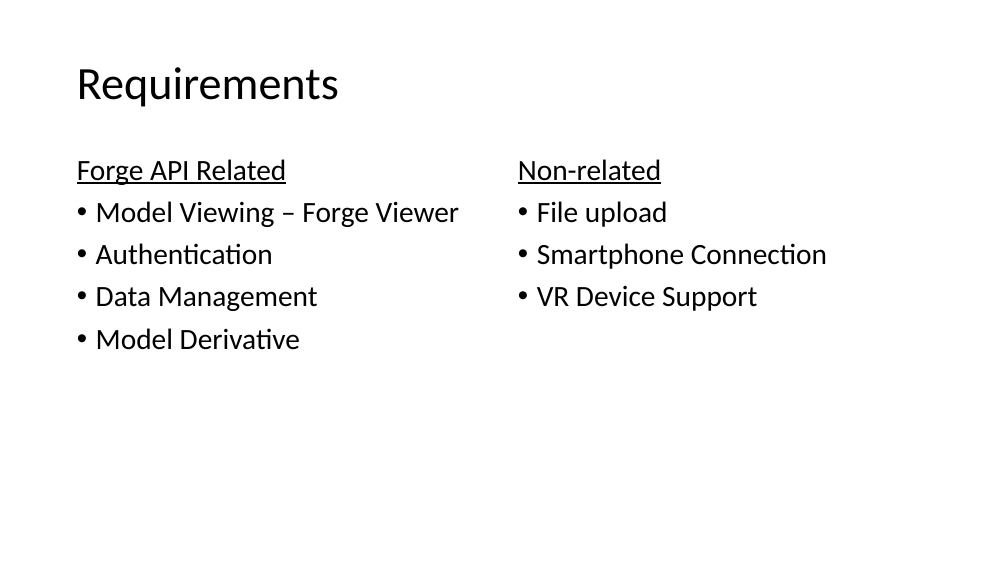
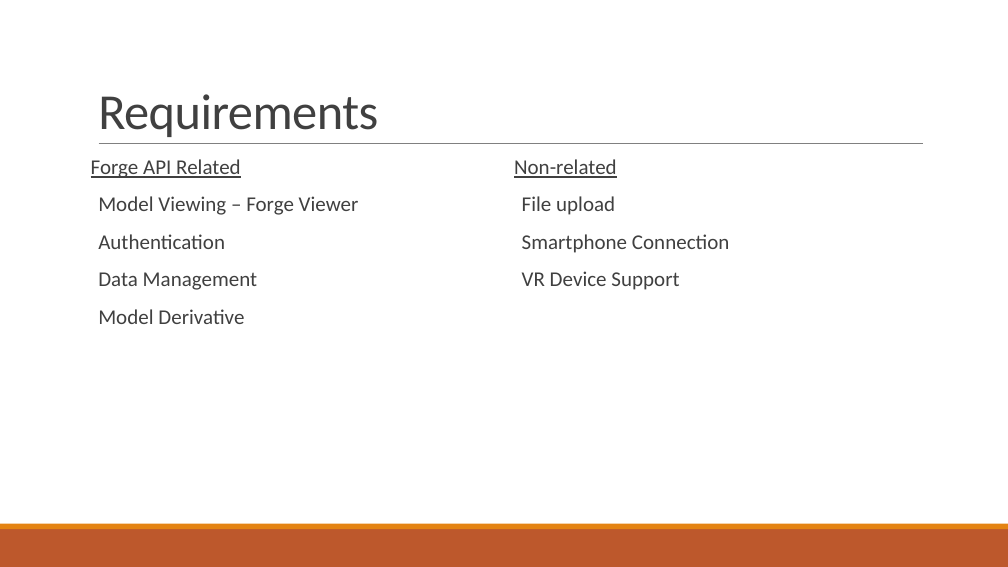
Before and after one commit to gonsalvg/Capstone-Forge-App, a slide deck: slide 5 of Progress Report/Progress report.pptx. Drawn at 1008x567 pixels with LibreOffice and Linux fonts; fonts in the diff are those of the drawing. Boxes give left, top, right and bottom in pixels: in the first picture for what was removed or moved away, otherwise in the second. Text is boxed around its words. In the diff, an @@ line names an element or a change of style, - is before the commit and + after.

```diff
--- a/Progress Report/Progress report.pptx
+++ b/Progress Report/Progress report.pptx
@@ title "Requirements": place and size @@
-title "Requirements" at [77,67,339,107]
+title "Requirements" at [98,94,378,137]
@@ title "Requirements" at [98,94,378,137]: size 44 to 48 pt, text colour #000000 to #404040, letter spacing 0 to -0.5 pt; line spacing 0.9 to 0.85; vertical alignment middle to bottom @@
@@ line added from (99, 144) to (923, 144), #808080 0.5 pt @@
@@ text "Forge API Related" at [91,159,359,324]: size 28 to 20 pt, text colour #000000 to #404040; more space between paragraphs; bullet • to   @@
@@ text "Forge API Related": place and size @@
-text "Forge API Related" at [77,159,459,350]
+text "Forge API Related" at [91,159,359,324]
@@ text "Non-related" at [514,159,730,290]: size 28 to 20 pt, text colour #000000 to #404040; more space between paragraphs; bullet • to   @@
@@ rectangle added at [0,529,1008,567], fill #BD582C @@
@@ rectangle added at [0,524,1008,529], fill #E48312 @@
```
Also in this commit, not shown: 32 other slides changed, 2 slides added, 1 slide removed.
